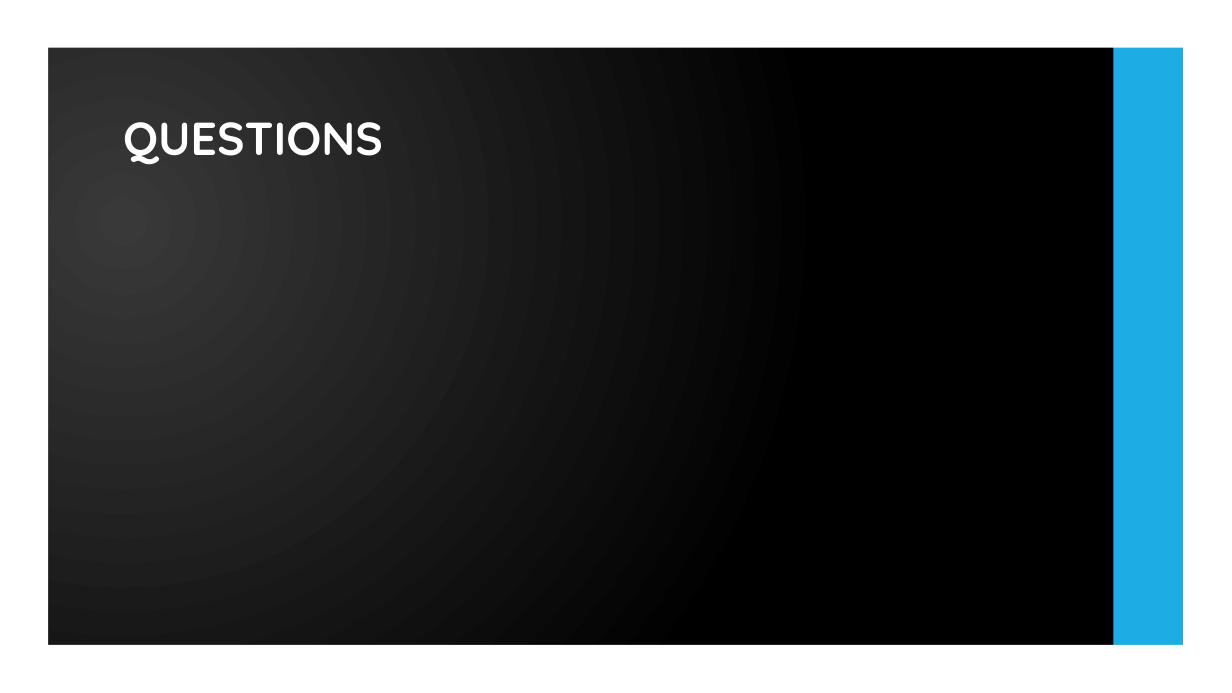
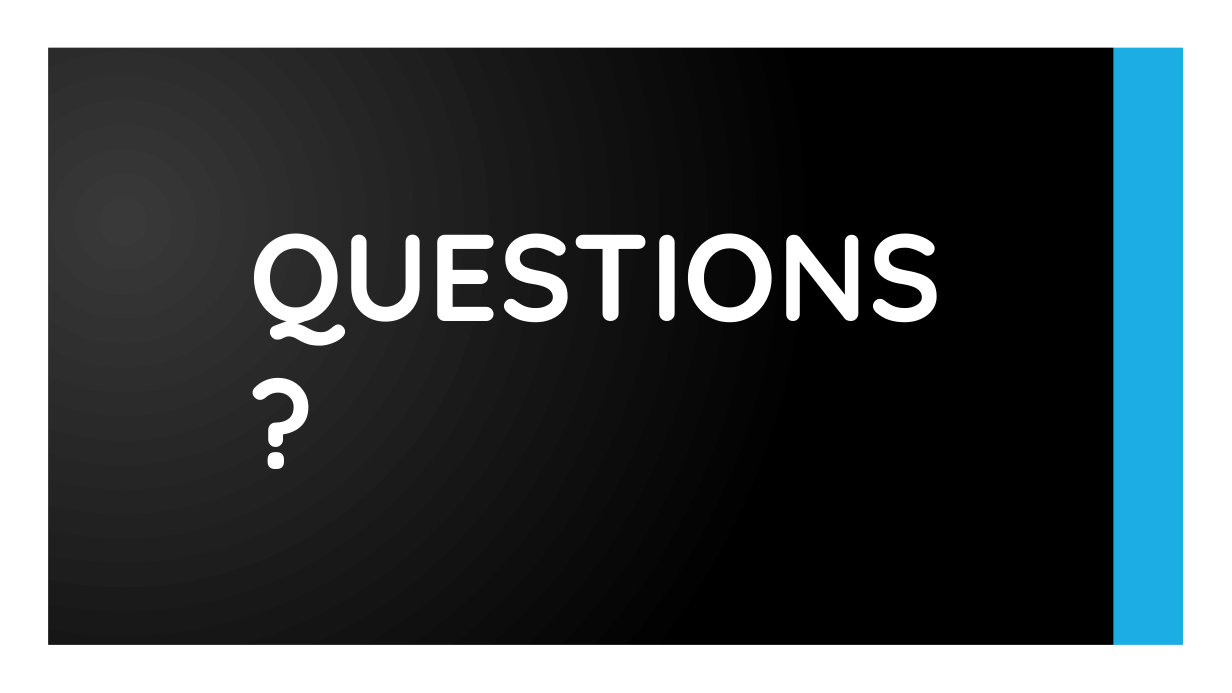
Before and after one commit to UoSGroupProjects1819/mgp-team-7, a slide deck: slide 7 of Demo Presentation/Demo Presentation.pptx. Drawn at 1232x693 pixels with LibreOffice and Linux fonts; fonts in the diff are those of the drawing; background and template pictures are left out. Boxes give left, top, right and bottom in pixels: in the first picture for what was removed or moved away, otherwise in the second. Text is boxed around its words. In the diff, an @@ line names an element or a change of style, - is before the commit and + after.

```diff
--- a/Demo Presentation/Demo Presentation.pptx
+++ b/Demo Presentation/Demo Presentation.pptx
@@ title at <box>249,233,942,346</box>: text changed; size 36 to 96 pt @@
-QUESTIONS
+QUESTIONS?
```
Also in this commit, not shown: 1 other slide changed, 1 slide removed.
